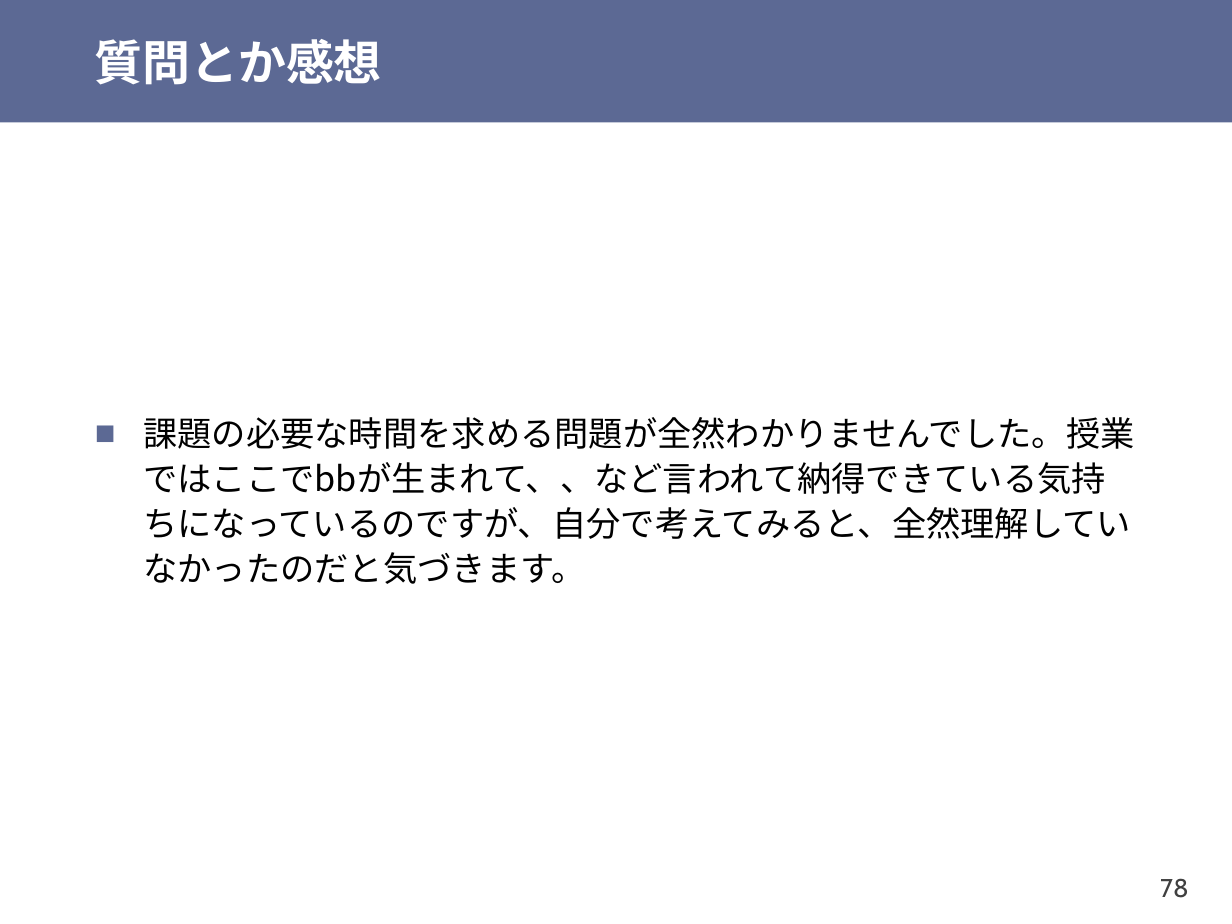
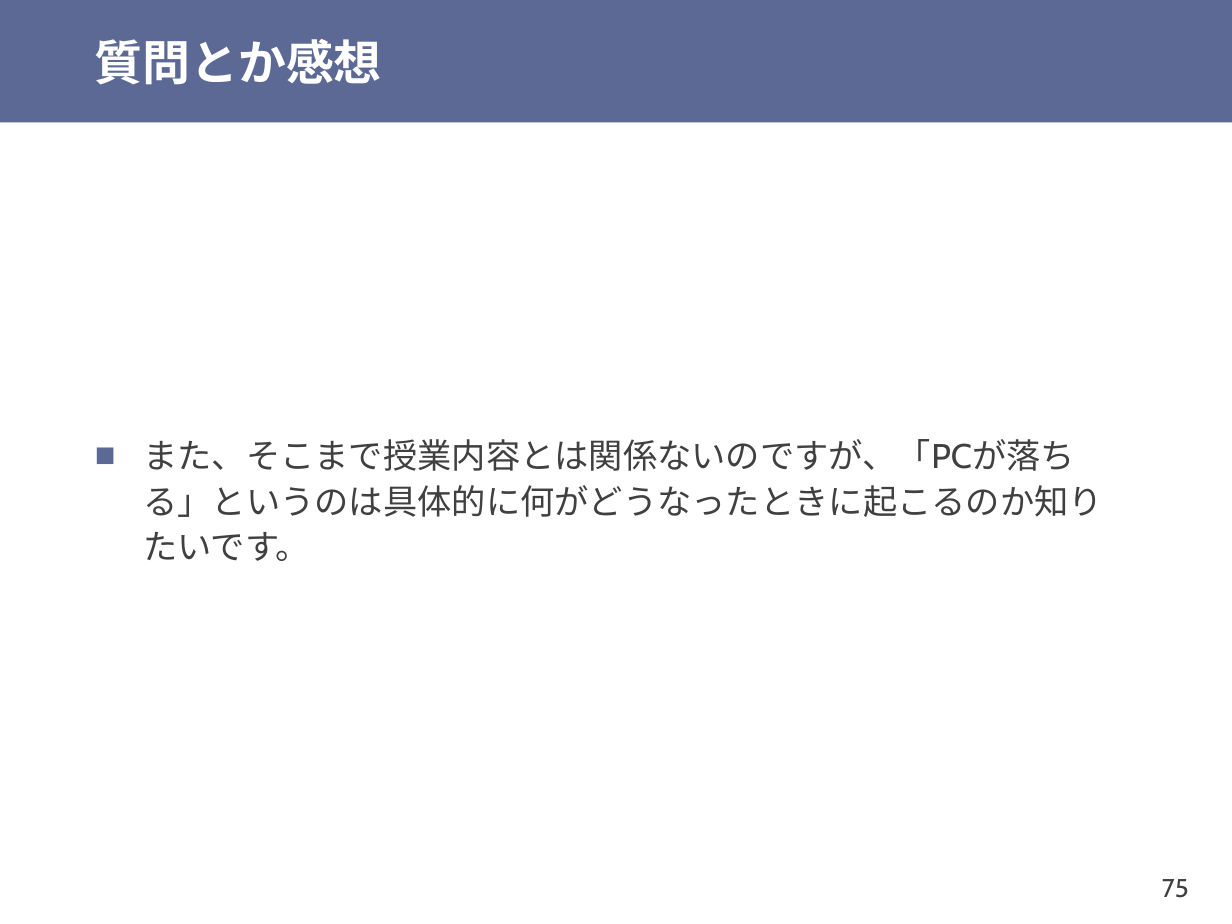
Before and after one commit to shioyadan/otya-computer-architecture-i, a slide deck: slide 75 of cai-shioya-08.pptx (slide 78 before the commit). Drawn at 1232x924 pixels with LibreOffice and Linux fonts; fonts in the diff are those of the drawing. Boxes give left, top, right and bottom in pixels: in the first picture for what was removed or moved away, otherwise in the second. Text is boxed around its words. In the diff, an @@ line names an element or a change of style, - is before the commit and + after.

```diff
--- a/cai-shioya-08.pptx
+++ b/cai-shioya-08.pptx
@@ text at [143,439,1103,561]: text changed; font Noto Sans CJK JP to Cabin; text colour #000000 to #404040 @@
-■ 課題の必要な時間を求める問題が全然わかりませんでした。授業ではここでbbが生まれて、、など言われて納得できている気持ちになっているのですが、自分で考えてみると、全然理解していなかったのだと気づきます。
+■ また、そこまで授業内容とは関係ないのですが、「PCが落ちる」というのは具体的に何がどうなったときに起こるのか知りたいです。
@@ page number at [1162,879,1189,898]: text changed @@
-78
+75
```
Also in this commit, not shown: 15 other slides changed, 19 slides added, 5 slides removed, 1 other file.
